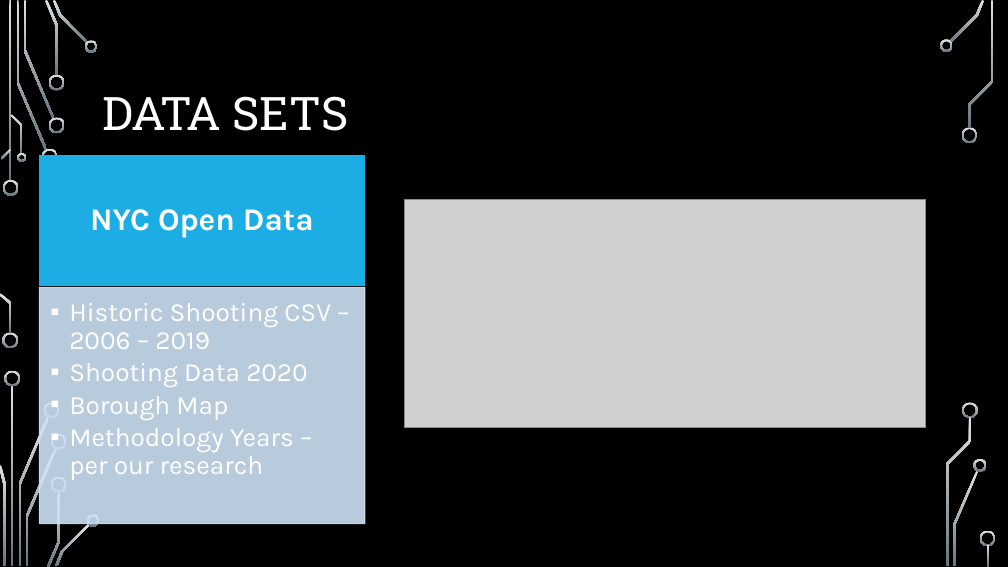
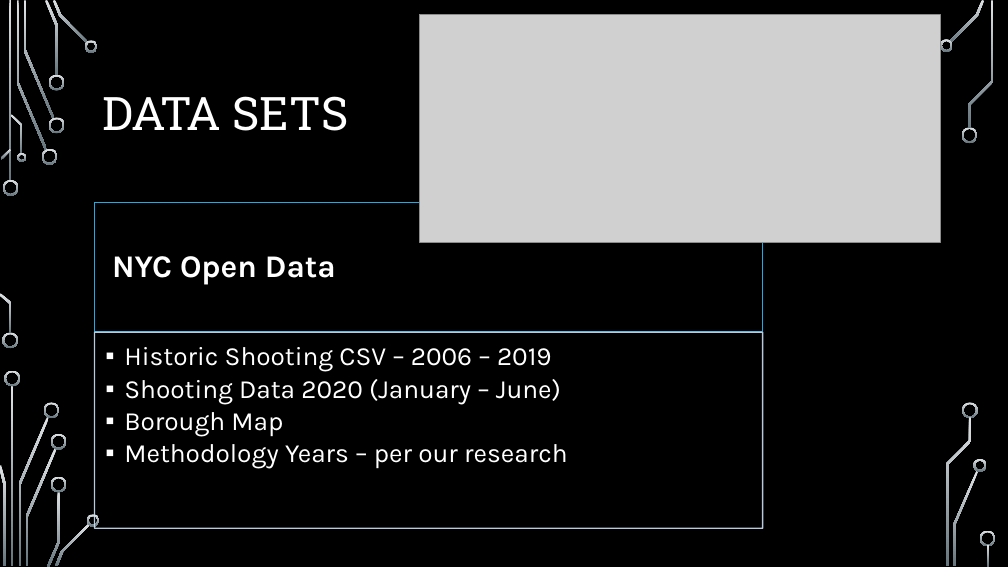
Before and after one commit to taftap8/CrimeProject, a slide deck: slide 6 of NYC Crime 2006-Today.pptx (slide 4 before the commit). Drawn at 1008x567 pixels with LibreOffice and Linux fonts; fonts in the diff are those of the drawing; grey boxes stand for pictures; background and template pictures are left out. Boxes give left, top, right and bottom in pixels: in the first picture for what was removed or moved away, otherwise in the second. Text is boxed around its words. In the diff, an @@ line names an element or a change of style, - is before the commit and + after.

```diff
--- a/NYC Crime 2006-Today.pptx
+++ b/NYC Crime 2006-Today.pptx
@@ picture: place and size @@
-picture at <box>405,200,926,427</box>
+picture at <box>420,15,941,243</box>
@@ rectangle removed at <box>39,156,364,286</box> @@
@@ text "NYC Open Data": place and size @@
-text "NYC Open Data" at <box>90,209,314,238</box>
+text "NYC Open Data" at <box>112,256,336,285</box>
@@ text "NYC Open Data" at <box>112,256,336,285</box>: alignment centre to left @@
@@ rectangle added at <box>95,203,763,331</box>, outline #1CADE4 1.25 pt @@
@@ rectangle removed at <box>39,287,364,523</box> @@
@@ text "Historic Shooting CSV – 2006 ...": place and size @@
-text "Historic Shooting CSV – 2006 ..." at <box>69,303,331,480</box>
+text "Historic Shooting CSV – 2006 ..." at <box>124,347,567,469</box>
@@ rectangle added at <box>95,332,763,528</box>, outline #CDE3F5 1.25 pt @@
@@ text at <box>124,379,561,404</box>: text changed @@
-  ▪ Shooting Data 2020
+  ▪ Shooting Data 2020 (January – June)
```
Also in this commit, not shown: 8 other slides changed, 2 slides added.
